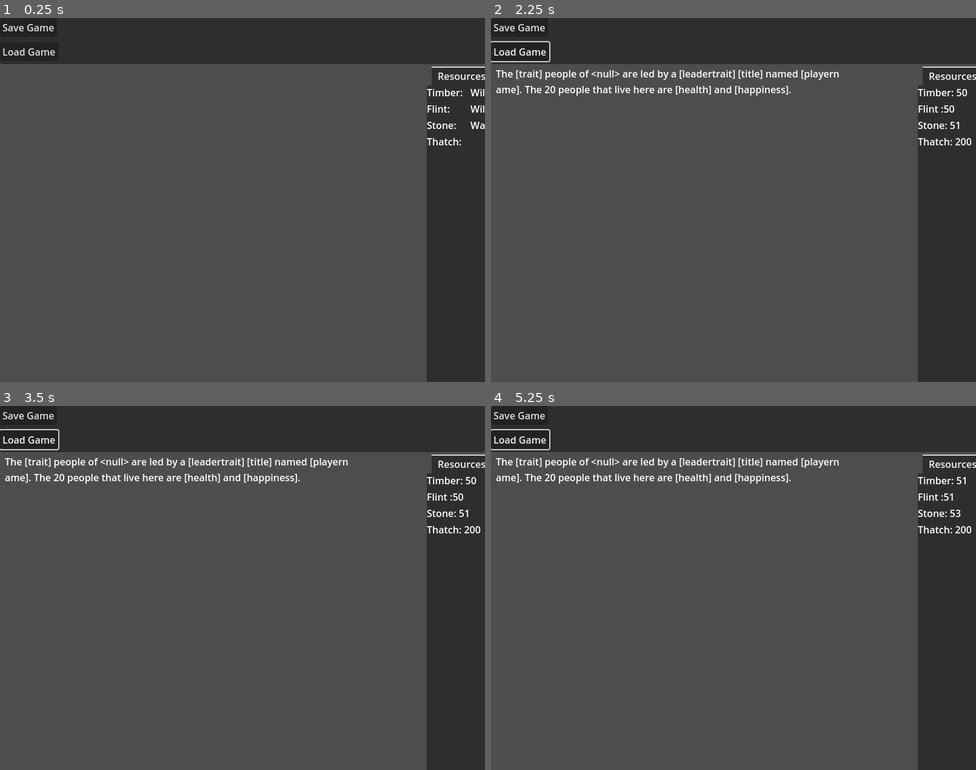
Above: before the commit, frames 1-4 (two rows, left to right).
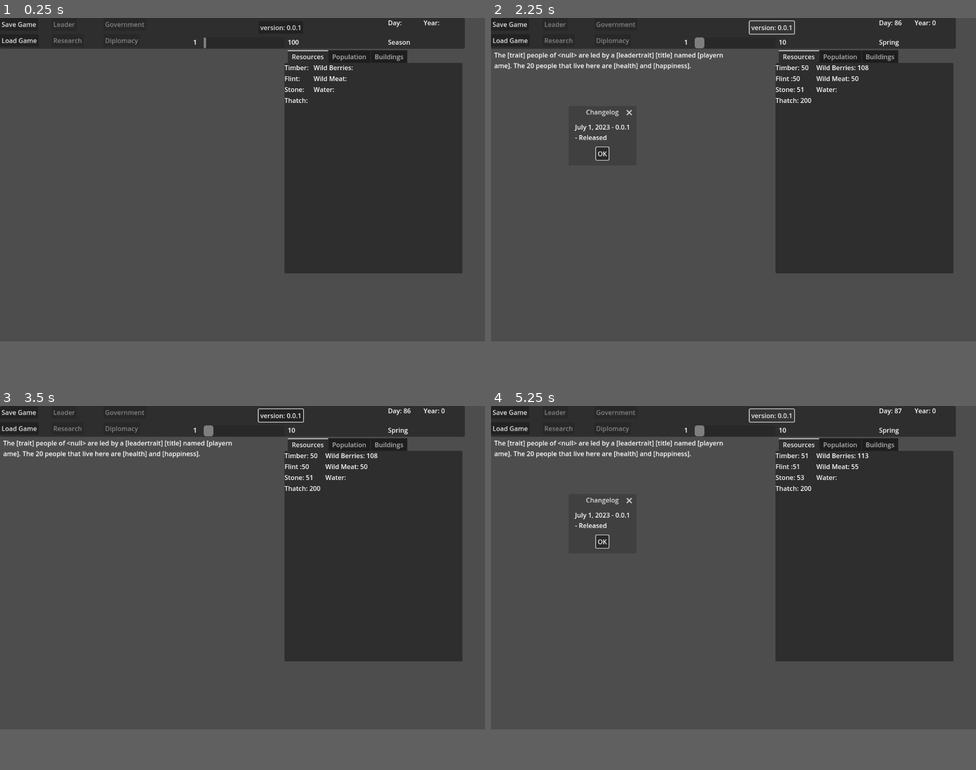
Above: after the commit, the same moments.

Repository: stevenclausson/ABANTIQUO
Game: Godot game, scene res://scenes/PROVINCEGUI.tscn
Two runs of this game, one before a commit and one after it. Both use one fixed random seed, a clock stepped at 60 frames per second and the inputs below. The project has no main scene, so this scene is started directly.
Inputs (mouse positions are in pixels of both pictures, inside the frame that each line leads up to):
- Up to frame 1 (0.25 s): no input
- Up to frame 2 (2.25 s): click "Save Game" at 0.5 s; click "Load Game" at 1.25 s; click (772, 28) at 2 s, where only the run after the commit has a clickable "version: 0.0.1"
- Up to frame 3 (3.5 s): click (111, 558) at 2.75 s, where only the run after the commit has a clickable "OK"
- Up to frame 4 (5.25 s): click (772, 416) at 3.5 s, where only the run after the commit has a clickable "version: 0.0.1"; click (602, 558) at 4.25 s, where only the run after the commit has a clickable "OK"; click (772, 416) at 5 s, where only the run after the commit has a clickable "version: 0.0.1"
In our replay, the window is 800x600 before the commit and 800x533 after it. These sizes can differ from the game's own. Grey fills any space a smaller window leaves; there, only what the larger window draws over its background counts as a difference.

The runs differ from the first frame. In frame 1, 27% of the frame differs, in the area x 0-100%, y 0-100%; in frame 2, 29%; in frame 3, 29%; in frame 4, 29%.

Commit message:
Update 3
- New Pops do better
- Nerfed starting resources
- Nerfed population growth rate
- Progress bar progress?
- increased building requirements
- Added Dominion variable

Diff:
--- a/project.godot
+++ b/project.godot
@@ -21,8 +21,8 @@
 
 [display]
 
-window/size/window_width_override=800
-window/size/window_height_override=600
+window/size/window_width_override=1200
+window/size/window_height_override=800
 
 [dotnet]
 
--- a/scenes/PROVINCEGUI.tscn
+++ b/scenes/PROVINCEGUI.tscn
@@ -48,6 +48,86 @@
 offset_bottom = 26.0
 text = "Year:"
 
+[node name="Button" type="Button" parent="TopPanel"]
+layout_mode = 0
+offset_right = 94.0
+offset_bottom = 31.0
+text = "Save Game"
+
+[node name="LoadGameBtn" type="Button" parent="TopPanel"]
+layout_mode = 0
+offset_top = 40.0
+offset_right = 96.0
+offset_bottom = 71.0
+text = "Load Game"
+
+[node name="LeaderBtn" type="Button" parent="TopPanel"]
+layout_mode = 0
+offset_left = 128.0
+offset_right = 190.0
+offset_bottom = 31.0
+disabled = true
+text = "Leader"
+
+[node name="GovernmentBtn" type="Button" parent="TopPanel"]
+layout_mode = 0
+offset_left = 256.0
+offset_right = 318.0
+offset_bottom = 31.0
+disabled = true
+text = "Government"
+
+[node name="ResearchBtn" type="Button" parent="TopPanel"]
+layout_mode = 0
+offset_left = 128.0
+offset_top = 40.0
+offset_right = 190.0
+offset_bottom = 71.0
+disabled = true
+text = "Research"
+
+[node name="DiplomacyBTn" type="Button" parent="TopPanel"]
+layout_mode = 0
+offset_left = 256.0
+offset_top = 40.0
+offset_right = 335.0
+offset_bottom = 71.0
+disabled = true
+text = "Diplomacy"
+
+[node name="VersionBtn" type="Button" parent="TopPanel"]
+layout_mode = 0
+offset_left = 640.0
+offset_top = 8.0
+offset_right = 750.0
+offset_bottom = 39.0
+text = "version: 0.0.1"
+
+[node name="DominionBar" type="ProgressBar" parent="TopPanel"]
+layout_mode = 0
+offset_left = 504.0
+offset_top = 48.0
+offset_right = 704.0
+offset_bottom = 75.0
+value = 1.0
+show_percentage = false
+
+[node name="CurrentDominionLbl" type="Label" parent="TopPanel/DominionBar"]
+layout_mode = 0
+offset_left = -104.0
+offset_right = -16.0
+offset_bottom = 23.0
+text = "1"
+horizontal_alignment = 2
+
+[node name="MaxDominionLbl" type="Label" parent="TopPanel/DominionBar"]
+layout_mode = 0
+offset_left = 208.0
+offset_right = 296.0
+offset_bottom = 26.0
+tooltip_text = "Area in which you can build. Research and grow to increase your domain."
+text = "100"
+
 [node name="TabContainer" type="TabContainer" parent="."]
 layout_mode = 0
 offset_left = 704.0
@@ -106,6 +186,12 @@
 [node name="VBoxContainer" type="VBoxContainer" parent="TabContainer/Population"]
 layout_mode = 2
 
+[node name="PopOverviewLbl" type="Label" parent="TabContainer/Population/VBoxContainer"]
+layout_mode = 2
+size_flags_horizontal = 8
+size_flags_vertical = 3
+autowrap_mode = 2
+
 [node name="Buildings" type="ScrollContainer" parent="TabContainer"]
 visible = false
 layout_mode = 2
@@ -155,19 +241,15 @@
 layout_mode = 2
 autowrap_mode = 1
 
-[node name="Button" type="Button" parent="."]
-layout_mode = 0
-offset_right = 94.0
-offset_bottom = 31.0
-text = "Save Game"
-
-[node name="LoadGameBtn" type="Button" parent="."]
-layout_mode = 0
-offset_top = 40.0
-offset_right = 96.0
-offset_bottom = 71.0
-text = "Load Game"
-
+[node name="VersionDialog" type="AcceptDialog" parent="."]
+title = "Changelog"
+position = Vector2i(200, 250)
+size = Vector2i(152, 109)
+content_scale_aspect = 4
+dialog_text = "July 1, 2023 - 0.0.1
+- Released"
+
+[connection signal="pressed" from="TopPanel/Button" to="." method="_on_button_pressed"]
+[connection signal="pressed" from="TopPanel/LoadGameBtn" to="." method="_on_load_game_btn_pressed"]
+[connection signal="pressed" from="TopPanel/VersionBtn" to="." method="_on_version_btn_pressed"]
 [connection signal="pressed" from="TabContainer/Buildings/VBoxContainer/TimberCampBtn" to="." method="_on_timber_camp_btn_pressed"]
-[connection signal="pressed" from="Button" to="." method="_on_button_pressed"]
-[connection signal="pressed" from="LoadGameBtn" to="." method="_on_load_game_btn_pressed"]
--- a/scripts/Global.gd
+++ b/scripts/Global.gd
@@ -16,7 +16,7 @@
 var femalePopulation = 10
 var childrenPopulation = 0
 var provincePopulation
-var populationGrowthRate = 0.008
+var populationGrowthRate = 0.006
 var culture
 var newPop = 0
 var newBaby
@@ -26,14 +26,22 @@
 
 #----Resources Stuff---------------------------------
 var water = 200
+
 var timber = 50
+var timberGatherRate = 0
+
 var stone = 50
 var flint = 50
 var thatch = 200
-var wildBerries = 200
-var wildMeat = 200
+var wildBerries = 100
+var wildMeat = 50
 #---Building Stuff----------------------------------
 var timberCamp = 0
+
+
+#-------Progress Level Values------------------------
+var dominionLevel = 1
+var maxDominionLevel = 10
 #----Hunger Functions-------------------------------
 func AutoForage():
 	rng.randomize()
@@ -42,7 +50,7 @@
 	flint += rng.randf_range(0,1)
 	water += rng.randf_range(5,10) + femalePopulation
 	wildBerries += rng.randf_range(10,20) + femalePopulation
-	wildMeat += rng.randf_range(5,10) + malePopulation
+	wildMeat += rng.randf_range(8,15) + malePopulation
 
 func ForagerFoodConsumption():
 	wildBerries -= provincePopulation
@@ -54,7 +62,7 @@
 func PopulationGrowth():
 	provincePopulation = malePopulation + femalePopulation + childrenPopulation
 	if(malePopulation >= 1) and (femalePopulation >= 1):
-		newPop += populationGrowthRate * (femalePopulation / 4)
+		newPop += (femalePopulation / 4) * populationGrowthRate
 		print("New Pops: " + str(newPop))
 		if (newPop >= 1):
 			MakeABaby()
@@ -90,12 +98,15 @@
 		currentSeason = 1 #Winter
 		stringSeason = "Winter"
 
-
+func GatherResources():
+	timber += timberGatherRate
 #--------Building Functions----------------------------------------
 func BuildTimberCamp():
-	if (timber >= 10) and (stone >= 10):
+	if (timber >= 20) and (stone >= 20) and (flint >= 40):
 		timber -= 10
 		stone -= 10
 		timberCamp += 1
+		dominionLevel += 1
+		timberGatherRate += 1
 	else:
 		print("Not enough resources")
--- a/scripts/PROVINCEGUI.gd
+++ b/scripts/PROVINCEGUI.gd
@@ -13,6 +13,7 @@
 	Global.PopulationGrowth()
 	Global.AutoForage()
 	Global.ForagerFoodConsumption()
+	Global.GatherResources()
 	DisplayData()
 
 func DisplayData():
@@ -27,6 +28,11 @@
 	$TabContainer/Resources/HSplitContainer/VBoxContainer2/WildBerriesLbl.text = "Wild Berries: " + str(floor(Global.wildBerries))
 	$TabContainer/Resources/HSplitContainer/VBoxContainer2/WildMeatLbl.text = "Wild Meat: " + str(floor(Global.wildMeat))
 	$InfoPanel/VBoxContainer/Label.text = "The [trait] people of " + str(Global.culture) + " are led by a [leadertrait] [title] named [playername]. The " + str(Global.provincePopulation) + " people that live here are [health] and [happiness]."
+	$TopPanel/DominionBar.value = Global.dominionLevel
+	$TopPanel/DominionBar.max_value = Global.maxDominionLevel
+	$TopPanel/DominionBar/MaxDominionLbl.text = str(Global.maxDominionLevel)
+	$TopPanel/DominionBar/CurrentDominionLbl.text = str(Global.dominionLevel)
+	$TabContainer/Population/VBoxContainer/PopOverviewLbl.text = "Your people are [health] and [happiness]. There are " + str(Global.provincePopulation) + " people, broken down into: " + str(Global.malePopulation) + " men, " + str(Global.femalePopulation) + " women, and " + str(Global.childrenPopulation) + " children."
 
 
 
@@ -41,3 +47,7 @@
 
 func _on_load_game_btn_pressed():
 	SaveResource.loadGame()
+
+
+func _on_version_btn_pressed():
+	$VersionDialog.visible = true
